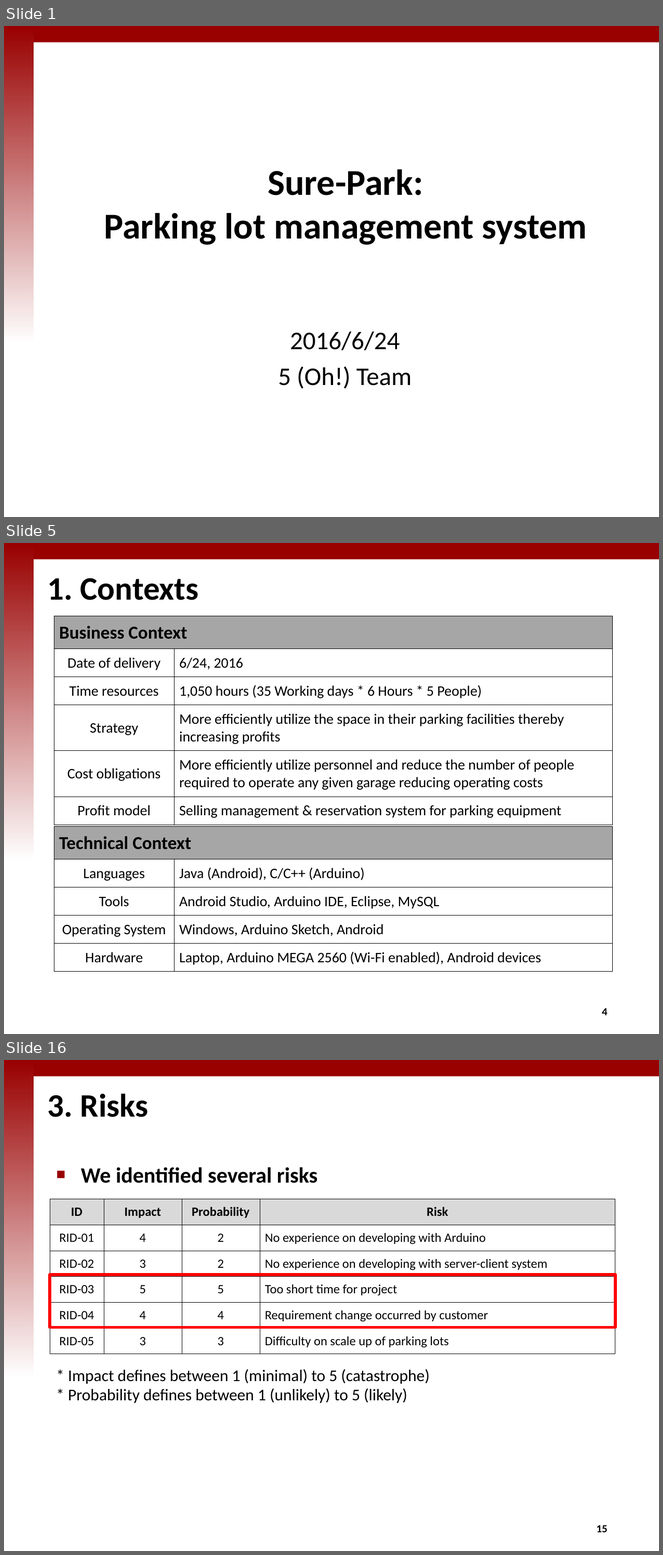
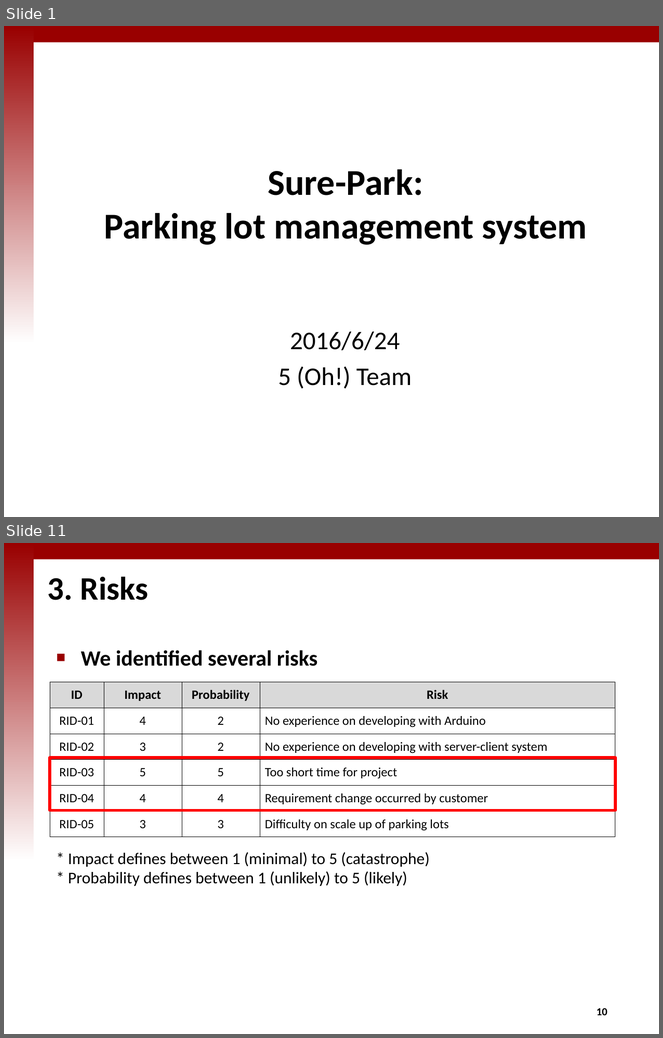
Before and after one commit to iluvjinhee/SureParkSystem, a slide deck: DesignDocument/(5Team_Presentation_002) Final presentation.pptx. Shown one above the other, each under a label of ours: slides 1, 5 and 16 before the commit, slides 1 and 11 after it; the slides between them are not shown. The pictures are 663x1555 and 663x1038 pixels, drawn with LibreOffice and Linux fonts; fonts in the diff are those of the drawing; background and template pictures are left out. Boxes give left, top, right and bottom in pixels: in the first picture for what was removed or moved away, otherwise in the second. Text is boxed around its words. In the diff, an @@ line names an element or a change of style, - is before the commit and + after.

```diff
--- a/DesignDocument/(5Team_Presentation_002) Final presentation.pptx
+++ b/DesignDocument/(5Team_Presentation_002) Final presentation.pptx
@@ slide 5 removed at (x1=4, y1=543, x2=659, y2=1034), background #FFFFFF; not listed: 2 template elements that a slide beside it also shows @@
@@ title removed at (x1=48, y1=578, x2=199, y2=600) @@
-1. Contexts
@@ table removed at (x1=54, y1=616, x2=612, y2=822), 6 rows, 2 columns @@
-Business Context | 
-Date of delivery | 6/24, 2016
-Time resources | 1,050 hours (35 Working days * 6 Hours * 5 People)
-Strategy | More efficiently utilize the space in their parking facilities thereby / increasing profits
-Cost obligations | More efficiently utilize personnel and reduce the number of people / required to operate any given garage reducing operating costs
-Profit model | Selling management & reservation system for parking equipment
@@ table removed at (x1=54, y1=827, x2=612, y2=970), 5 rows, 2 columns @@
-Technical Context | 
-Languages | Java (Android), C/C++ (Arduino)
-Tools | Android Studio, Arduino IDE, Eclipse, MySQL
-Operating System | Windows, Arduino Sketch, Android
-Hardware | Laptop, Arduino MEGA 2560 (Wi-Fi enabled), Android devices
@@ page number removed at (x1=602, y1=1008, x2=608, y2=1016) @@
-4
@@ what was slide 16 is now slide 11 @@
@@ page number at (x1=597, y1=1008, x2=608, y2=1016): text changed @@
-15
+10
```
Also in this commit, not shown: 7 slides changed, 2 slides added, 6 other slides removed, 3 other files.
